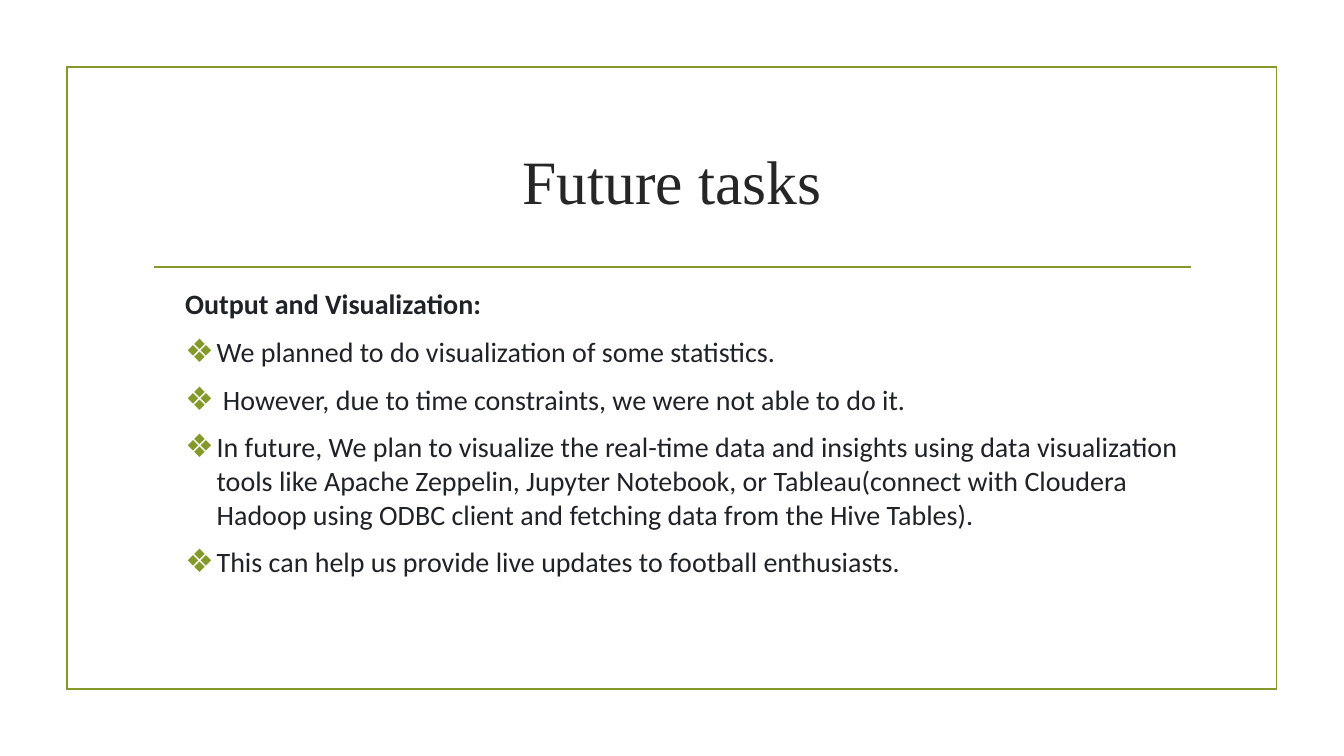
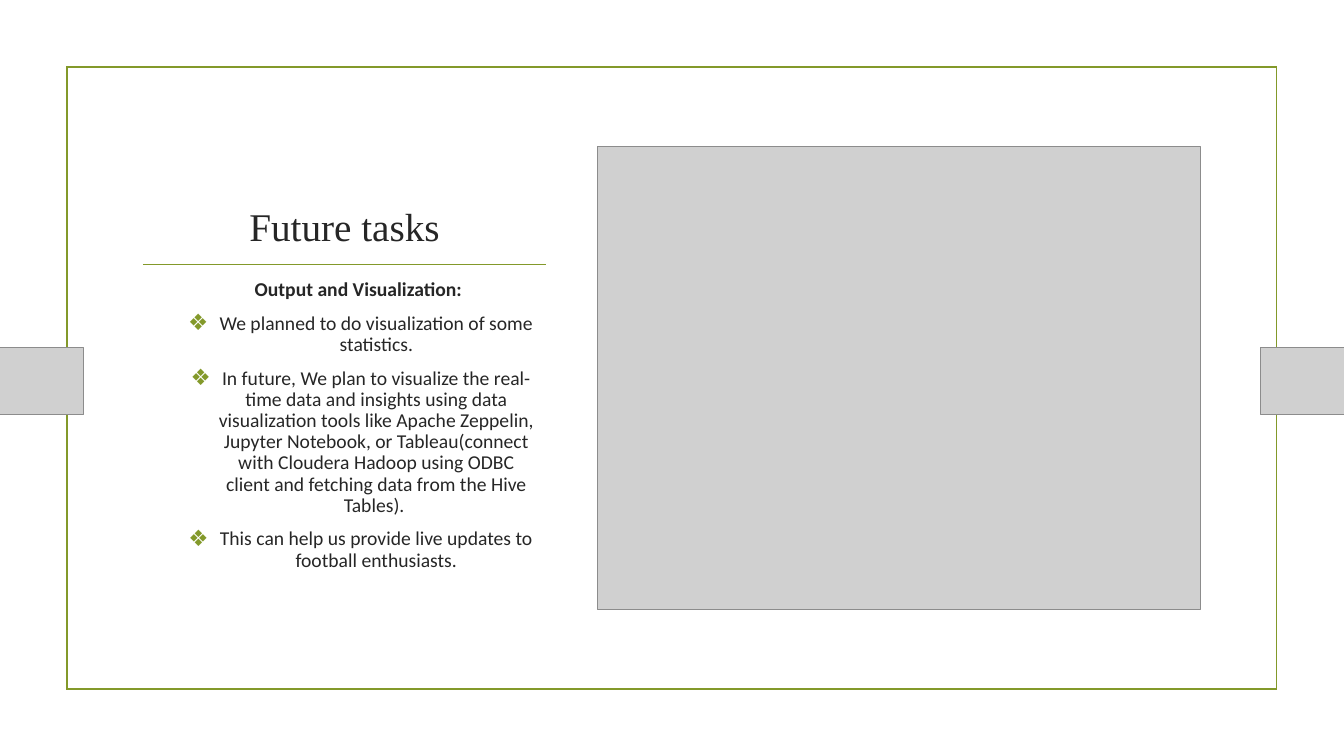
Before and after one commit to pbudhathoki/CS523-BDT-SoccorAnalyser, a slide deck: slide 14 of Power Point Presentation-Group4.pptx. Drawn at 1344x756 pixels with LibreOffice and Linux fonts; fonts in the diff are those of the drawing; grey boxes stand for pictures; background and template pictures are left out. Boxes give left, top, right and bottom in pixels: in the first picture for what was removed or moved away, otherwise in the second. Text is boxed around its words. In the diff, an @@ line names an element or a change of style, - is before the commit and + after.

```diff
--- a/Power Point Presentation-Group4.pptx
+++ b/Power Point Presentation-Group4.pptx
@@ rectangle removed at box(67, 68, 1276, 690) @@
@@ rectangle added at box(67, 68, 1276, 690), outline #83992A 1.25 pt @@
@@ title "Future tasks" at box(249, 213, 439, 242): size 44 to 28 pt; vertical alignment middle to bottom @@
@@ picture added at box(598, 146, 1201, 609) @@
@@ line added from (143, 265) to (546, 265), #83992A 1.25 pt @@
@@ line removed from (154, 267) to (1191, 267) @@
@@ text "Output and Visualization:": place and size @@
-text "Output and Visualization:" at box(185, 294, 1177, 577)
+text "Output and Visualization:" at box(219, 282, 533, 567)
@@ text "Output and Visualization:" at box(219, 282, 533, 567): size 20 to 14 pt, text colour #1F2328 to #262626; alignment left to centre; line spacing 1 to 0.9; less space between paragraphs @@
@@ picture added at box(0, 348, 84, 414) @@
@@ picture added at box(1261, 348, 1344, 414) @@
@@ text at box(223, 390, 905, 414): paragraph removed @@
-  ❖ However, due to time constraints, we were not able to do it.
```
Also in this commit, not shown: 7 other slides changed.
